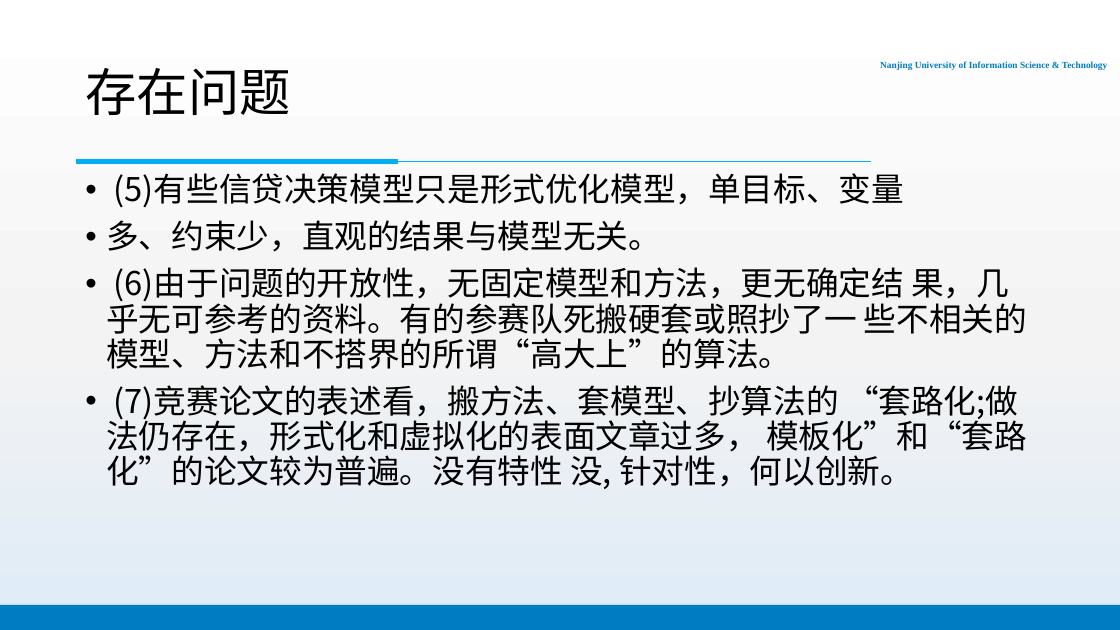
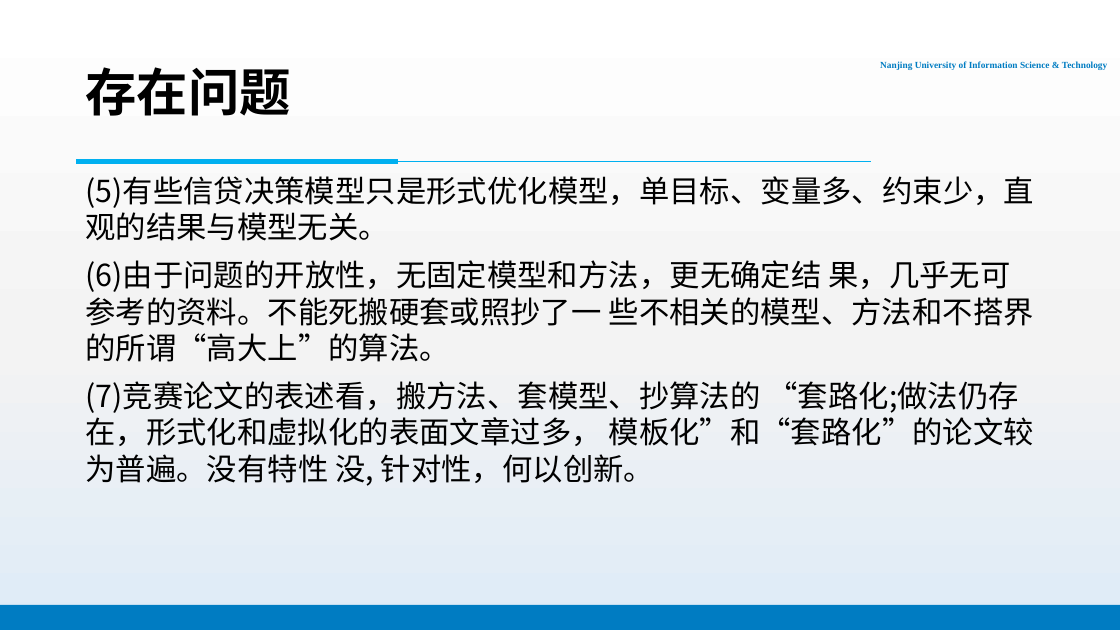
Before and after one commit to PhantomGMC/Week16-Math_model, a slide deck: slide 22 of 数模16周报告.pptx (slide 9 before the commit). Drawn at 1120x630 pixels with LibreOffice and Linux fonts; fonts in the diff are those of the drawing; background and template pictures are left out. Boxes give left, top, right and bottom in pixels: in the first picture for what was removed or moved away, otherwise in the second. Text is boxed around its words. In the diff, an @@ line names an element or a change of style, - is before the commit and + after.

```diff
--- a/数模16周报告.pptx
+++ b/数模16周报告.pptx
@@ title "存在问题" at <box>85,67,290,116</box>: bold on @@
@@ text at <box>85,176,1034,362</box>: text changed; size 28 to 26 pt @@
-• (5)有些信贷决策模型只是形式优化模型，单目标、变量
-• 多、约束少，直观的结果与模型无关。
-• (6)由于问题的开放性，无固定模型和方法，更无确定结 果，几乎无可参考的资料。有的参赛队死搬硬套或照抄了一 些不相关的模型、方法和不搭界的所谓“高大上”的算法。
+(5)有些信贷决策模型只是形式优化模型，单目标、变量多、约束少，直观的结果与模型无关。
+(6)由于问题的开放性，无固定模型和方法，更无确定结 果，几乎无可参考的资料。不能死搬硬套或照抄了一 些不相关的模型、方法和不搭界的所谓“高大上”的算法。
@@ text at <box>85,381,1034,486</box>: size 28 to 26 pt in "(7)竞赛论文的表述看，搬方法、套模型、抄算法的 “套路化;做法仍存在，形式化和虚拟化的表面文章过多， 模板化”和“套路 ..."; bullet • to none; line spacing 0.9 to 1 @@
```
Also in this commit, not shown: 12 other slides changed, 8 slides added, 3 slides removed.
